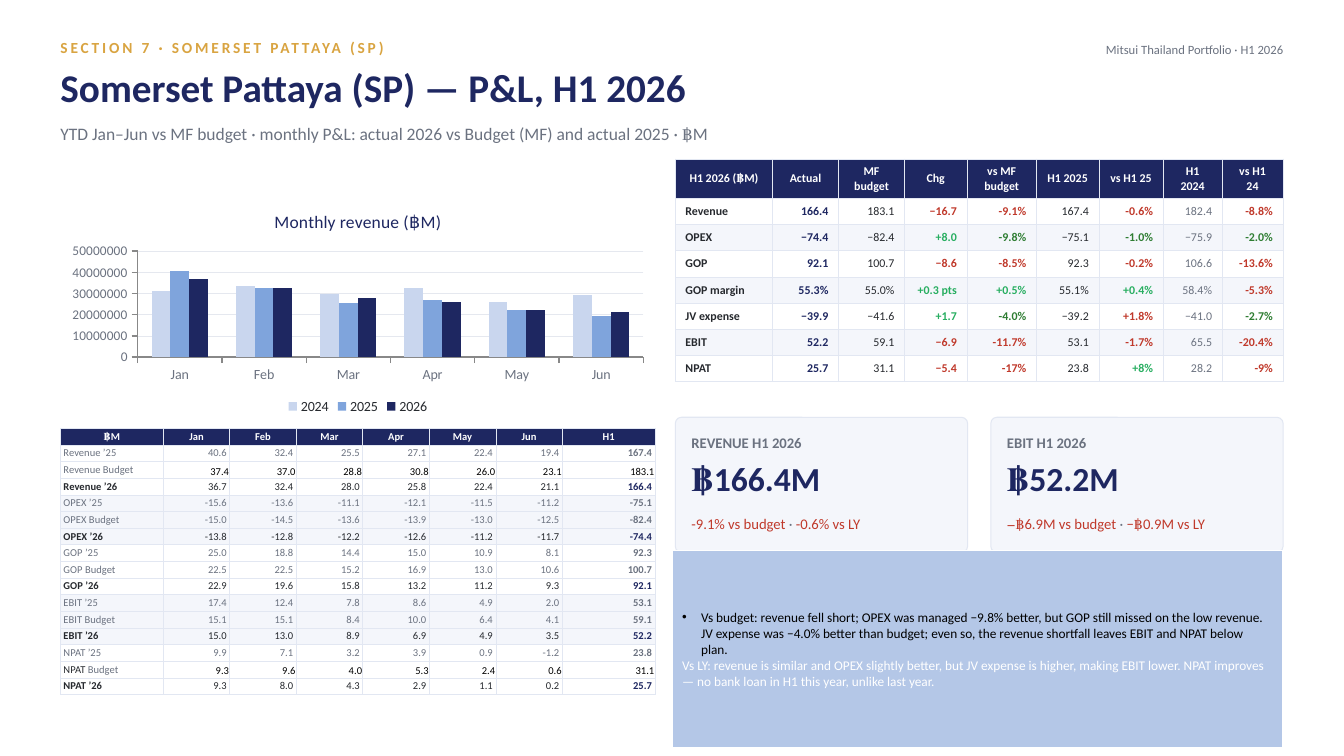
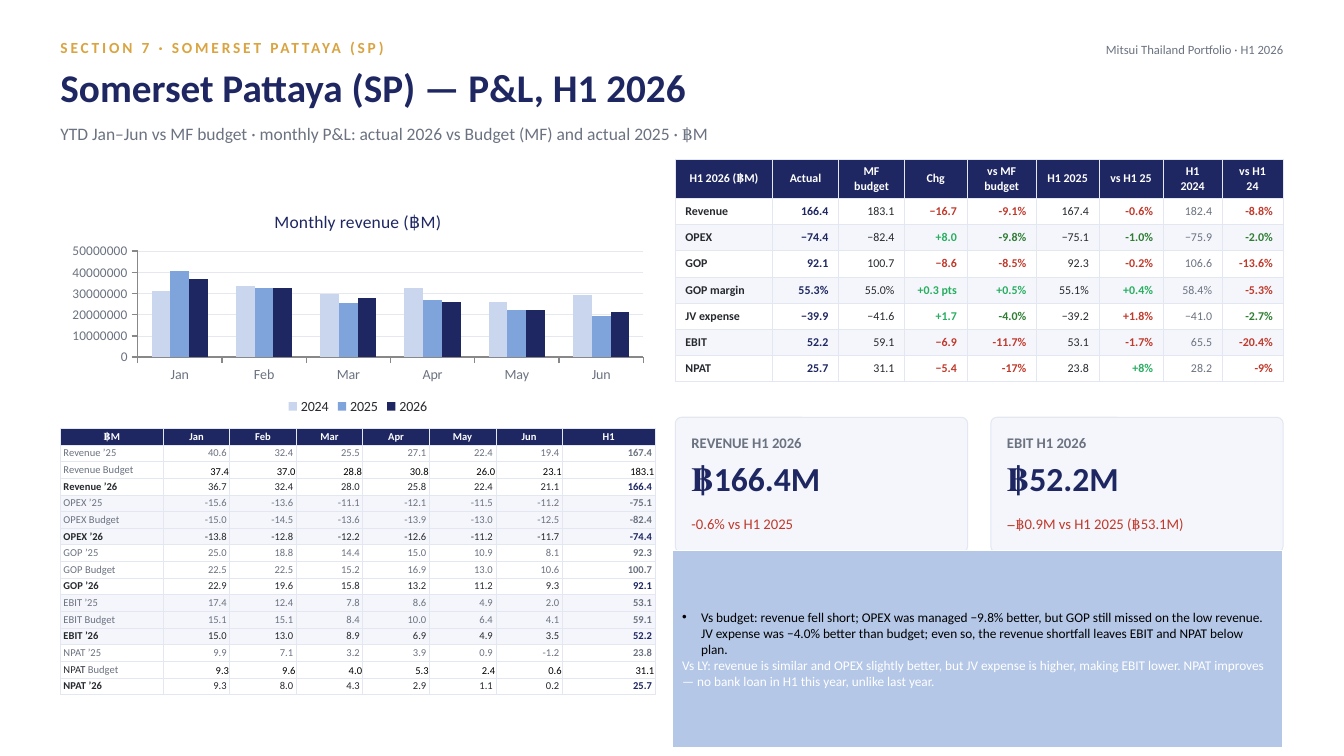
Before and after one commit to Chavin2543/mae-workspace, a slide deck: slide 34 of output/Portfolio_Performance_Report_H1-2026.pptx. Drawn at 1344x756 pixels with LibreOffice and Linux fonts; fonts in the diff are those of the drawing. Boxes give left, top, right and bottom in pixels: in the first picture for what was removed or moved away, otherwise in the second. Text is boxed around its words. In the diff, an @@ line names an element or a change of style, - is before the commit and + after.

```diff
--- a/output/Portfolio_Performance_Report_H1-2026.pptx
+++ b/output/Portfolio_Performance_Report_H1-2026.pptx
@@ text at box(691, 519, 793, 529): text changed @@
--9.1% vs budget · -0.6% vs LY
+-0.6% vs H1 2025
@@ text at box(1007, 518, 1183, 531): text changed @@
-−฿6.9M vs budget · −฿0.9M vs LY
+−฿0.9M vs H1 2025 (฿53.1M)
```
Also in this commit, not shown: 4 other slides changed.
